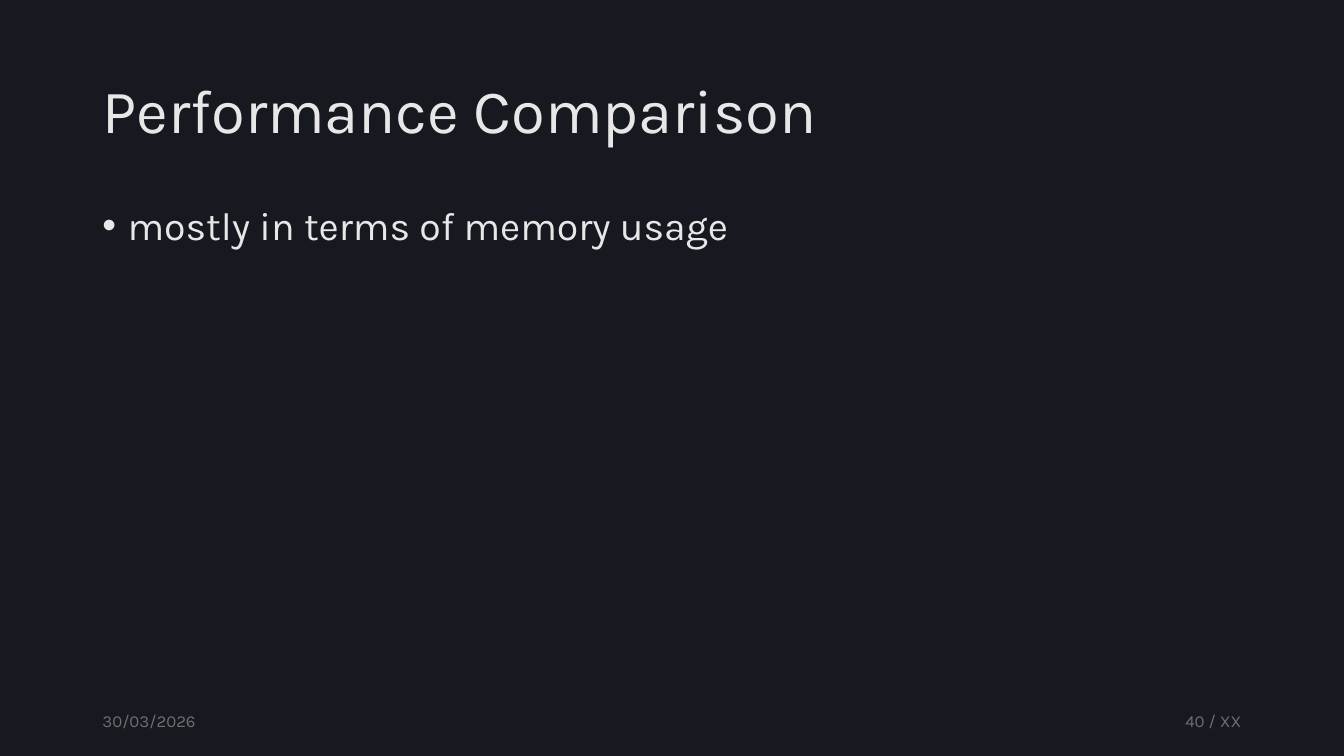
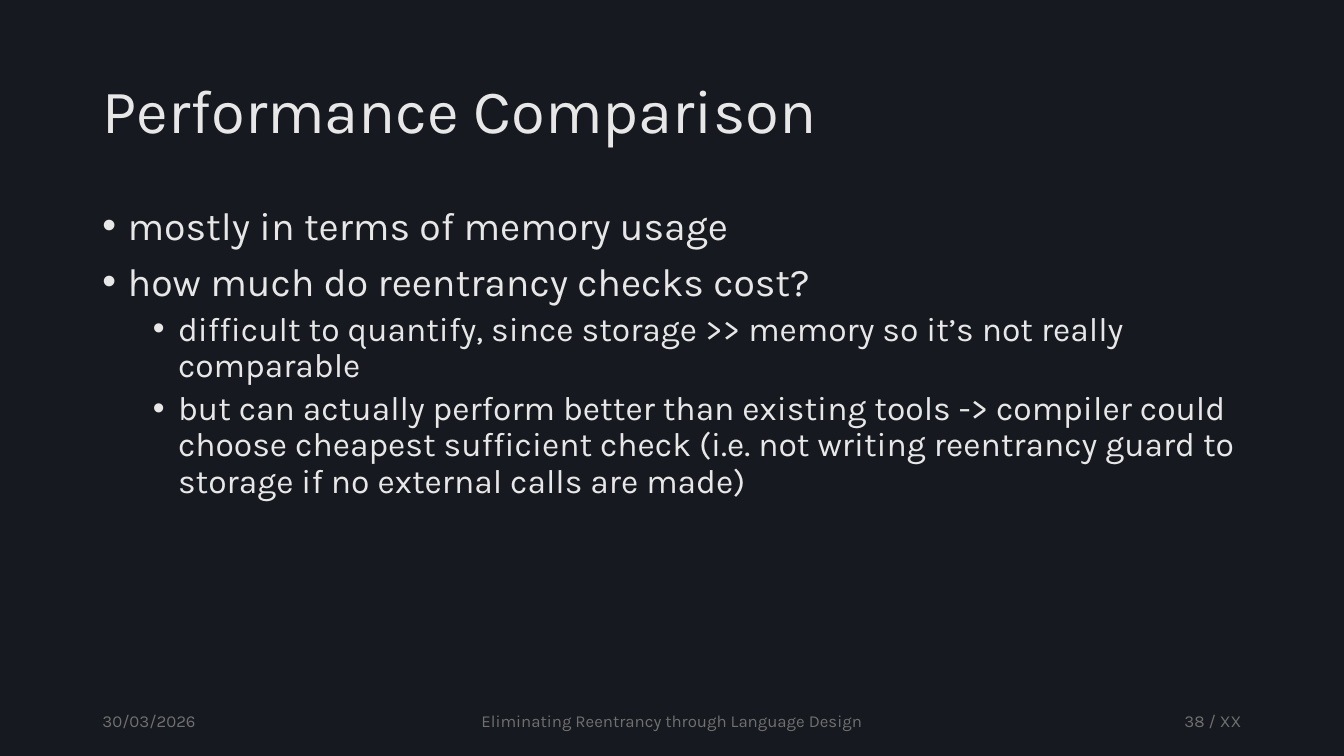
Before and after one commit to tzann/thesis, a slide deck: slide 38 of doc/presentation/Thesis.pptx (slide 40 before the commit). Drawn at 1344x756 pixels with LibreOffice and Linux fonts; fonts in the diff are those of the drawing. Boxes give left, top, right and bottom in pixels: in the first picture for what was removed or moved away, otherwise in the second. Text is boxed around its words. In the diff, an @@ line names an element or a change of style, - is before the commit and + after.

```diff
--- a/doc/presentation/Thesis.pptx
+++ b/doc/presentation/Thesis.pptx
@@ text at box(128, 269, 1234, 501): paragraphs added @@
+• how much do reentrancy checks cost?
+  • difficult to quantify, since storage >> memory so it’s not really comparable
+  • but can actually perform better than existing tools -> compiler could choose cheapest sufficient check (i.e. not writing reentrancy guard to storage if no external calls are made)
@@ text added at box(481, 715, 862, 731), 12 pt, text #707070 @@
+Eliminating Reentrancy through Language Design
@@ page number at box(1184, 716, 1242, 727): text changed @@
-40 / XX
+38 / XX
```
Also in this commit, not shown: 47 other slides changed, 5 slides added, 4 slides removed.
